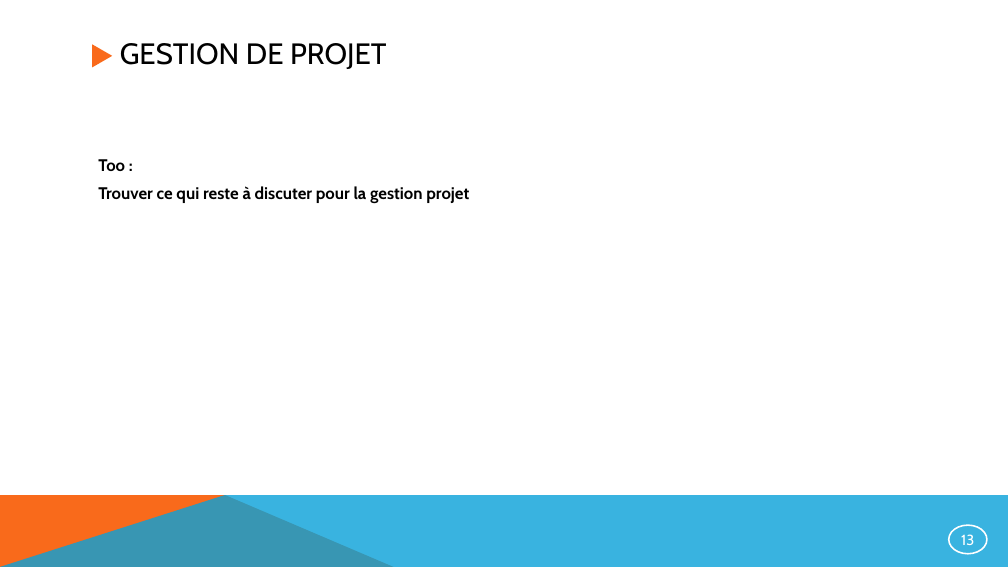
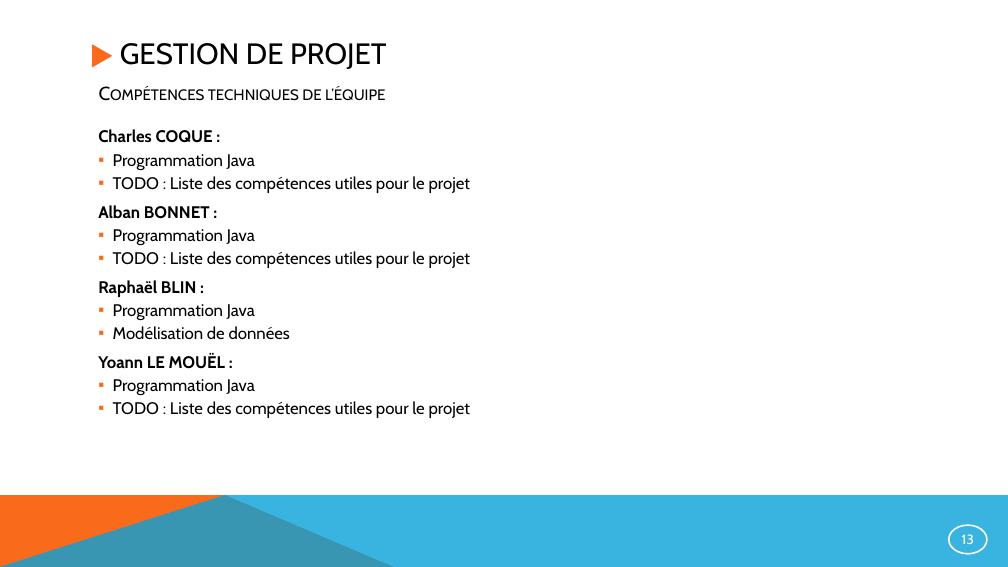
Before and after one commit to NotAVeryIntelligentSystem/NARVIS, a slide deck: slide 13 of Presentation/PrésentationNarvis_2.pptx. Drawn at 1008x567 pixels with LibreOffice and Linux fonts; fonts in the diff are those of the drawing. Boxes give left, top, right and bottom in pixels: in the first picture for what was removed or moved away, otherwise in the second. Text is boxed around its words. In the diff, an @@ line names an element or a change of style, - is before the commit and + after.

```diff
--- a/Presentation/PrésentationNarvis_2.pptx
+++ b/Presentation/PrésentationNarvis_2.pptx
@@ text added at [208, 87, 385, 101], 18 pt, text #000000, small capitals @@
+Compétences techniques de l’équipe
@@ text at [98, 129, 470, 418]: text changed; bold off @@
-Too :
-Trouver ce qui reste à discuter pour la gestion projet
+Charles COQUE :
+  ▪ Programmation Java
+  ▪ TODO : Liste des compétences utiles pour le projet
+Alban BONNET :
+  ▪ Programmation Java
+  ▪ TODO : Liste des compétences utiles pour le projet
+Raphaël BLIN :
+  ▪ Programmation Java
+  ▪ Modélisation de données
+Yoann LE MOUËL :
+  ▪ Programmation Java
+  ▪ TODO : Liste des compétences utiles pour le projet
@@ page number at [949, 526, 988, 554]: size 14 to 12.8 pt @@
```
Also in this commit, not shown: 5 other slides changed.
